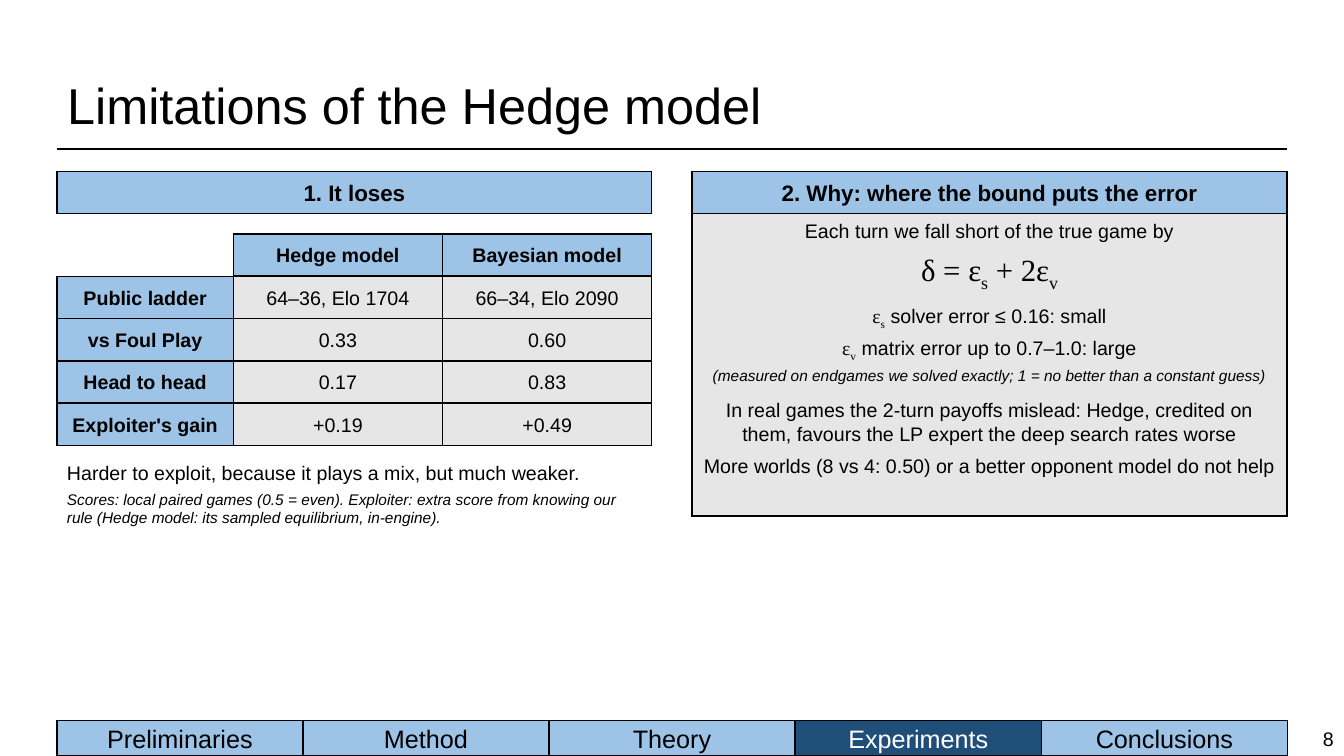
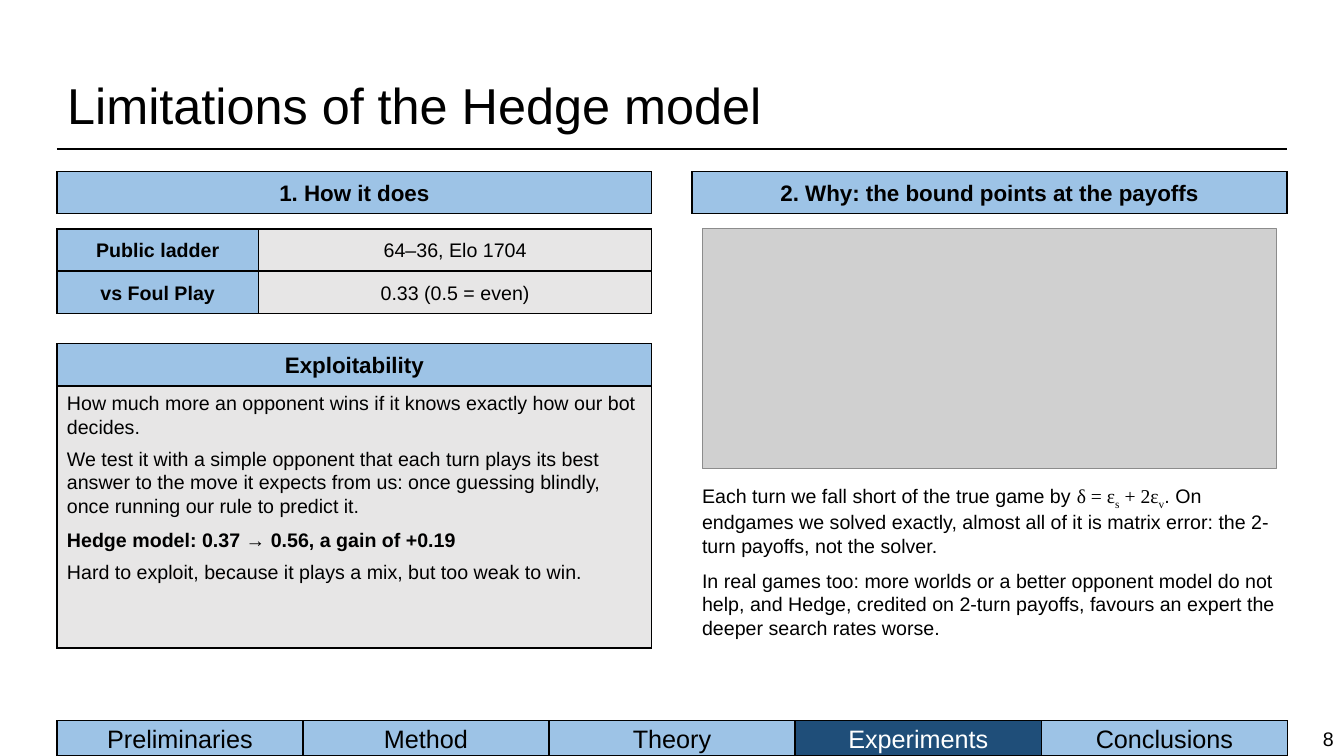
Before and after one commit to BioFanat/pokemon-equilibrium-engine, a slide deck: slide 8 of report/slides/deck.pptx. Drawn at 1344x756 pixels with LibreOffice and Linux fonts; fonts in the diff are those of the drawing; grey boxes stand for pictures. Boxes give left, top, right and bottom in pixels: in the first picture for what was removed or moved away, otherwise in the second. Text is boxed around its words. In the diff, an @@ line names an element or a change of style, - is before the commit and + after.

Commit message:
Deck: Hedge-limitations slide shows only the Hedge model, explains exploiter gain there, and charts each term's share of the per-turn shortfall

```diff
--- a/report/slides/deck.pptx
+++ b/report/slides/deck.pptx
@@ text in rectangle at (279,184,429,202): text changed @@
-1. It loses
+1. How it does
@@ text in rectangle at (780,184,1198,206): text changed @@
-2. Why: where the bound puts the error
+2. Why: the bound points at the payoffs
@@ rectangle "Public ladder": place and size @@
-rectangle "Public ladder" at (57,276,234,319)
+rectangle "Public ladder" at (57,229,259,271)
@@ rectangle removed at (234,234,444,276) @@
-Hedge model
@@ rectangle "64–36, Elo 1704": place and size @@
-rectangle "64–36, Elo 1704" at (234,276,444,319)
+rectangle "64–36, Elo 1704" at (259,229,652,271)
@@ rectangle removed at (443,234,652,276) @@
-Bayesian model
@@ rectangle removed at (693,214,1288,516) @@
-Each turn we fall short of the true game by
-δ = εs + 2εv
-εs solver error ≤ 0.16: small
-εv matrix error up to 0.7–1.0: large
-(measured on endgames we solved exactly; 1 = no better than a constant guess)
-In real games the 2-turn payoffs mislead: Hedge, credited on them, favours the LP expert the deep search rates worse
-More worlds (8 vs 4: 0.50) or a better opponent model do not help
@@ picture added at (703,229,1277,469) @@
@@ rectangle "vs Foul Play": place and size @@
-rectangle "vs Foul Play" at (57,319,234,361)
+rectangle "vs Foul Play" at (57,271,259,314)
@@ rectangle "0.33 (0.5 = even)": place and size @@
-rectangle "0.33 (0.5 = even)" at (234,319,444,361)
+rectangle "0.33 (0.5 = even)" at (259,271,652,314)
@@ text in rectangle at (381,285,529,304): text changed @@
-0.33
+0.33 (0.5 = even)
@@ rectangle removed at (443,276,652,319) @@
-66–34, Elo 2090
@@ rectangle removed at (443,319,652,361) @@
-0.60
@@ rectangle added at (57,344,652,386), fill #9DC3E6, outline #000000 1 pt, 16 pt, text #000000, bold @@
+Exploitability
@@ rectangle removed at (57,361,234,403) @@
-Head to head
@@ rectangle added at (57,386,652,648), fill #E7E6E6, outline #000000 1 pt, 14 pt, text #000000 @@
+How much more an opponent wins if it knows exactly how our bot decides.
+We test it with a simple opponent that each turn plays its best answer to the move it expects from us: once guessing blindly, once running our rule to predict it.
+Hedge model: 0.37 → 0.56, a gain of +0.19
+Hard to exploit, because it plays a mix, but too weak to win.
@@ rectangle removed at (234,361,444,403) @@
-0.17
@@ rectangle removed at (443,361,652,403) @@
-0.83
@@ rectangle removed at (57,403,234,446) @@
-Exploiter's gain
@@ rectangle removed at (234,403,444,446) @@
-+0.19
@@ rectangle removed at (443,403,652,446) @@
-+0.49
@@ text removed at (67,465,616,527) @@
-Harder to exploit, because it plays a mix, but much weaker.
-Scores: local paired games (0.5 = even). Exploiter: extra score from knowing our rule (Hedge model: its sampled equilibrium, in-engine).
@@ text added at (702,488,1274,639), 14 pt, text #000000 @@
+Each turn we fall short of the true game by δ = εs + 2εv. On endgames we solved exactly, almost all of it is matrix error: the 2-turn payoffs, not the solver.
+In real games too: more worlds or a better opponent model do not help, and Hedge, credited on 2-turn payoffs, favours an expert the deeper search rates worse.
```
Also in this commit, not shown: 1 other slide changed, 4 other files.
